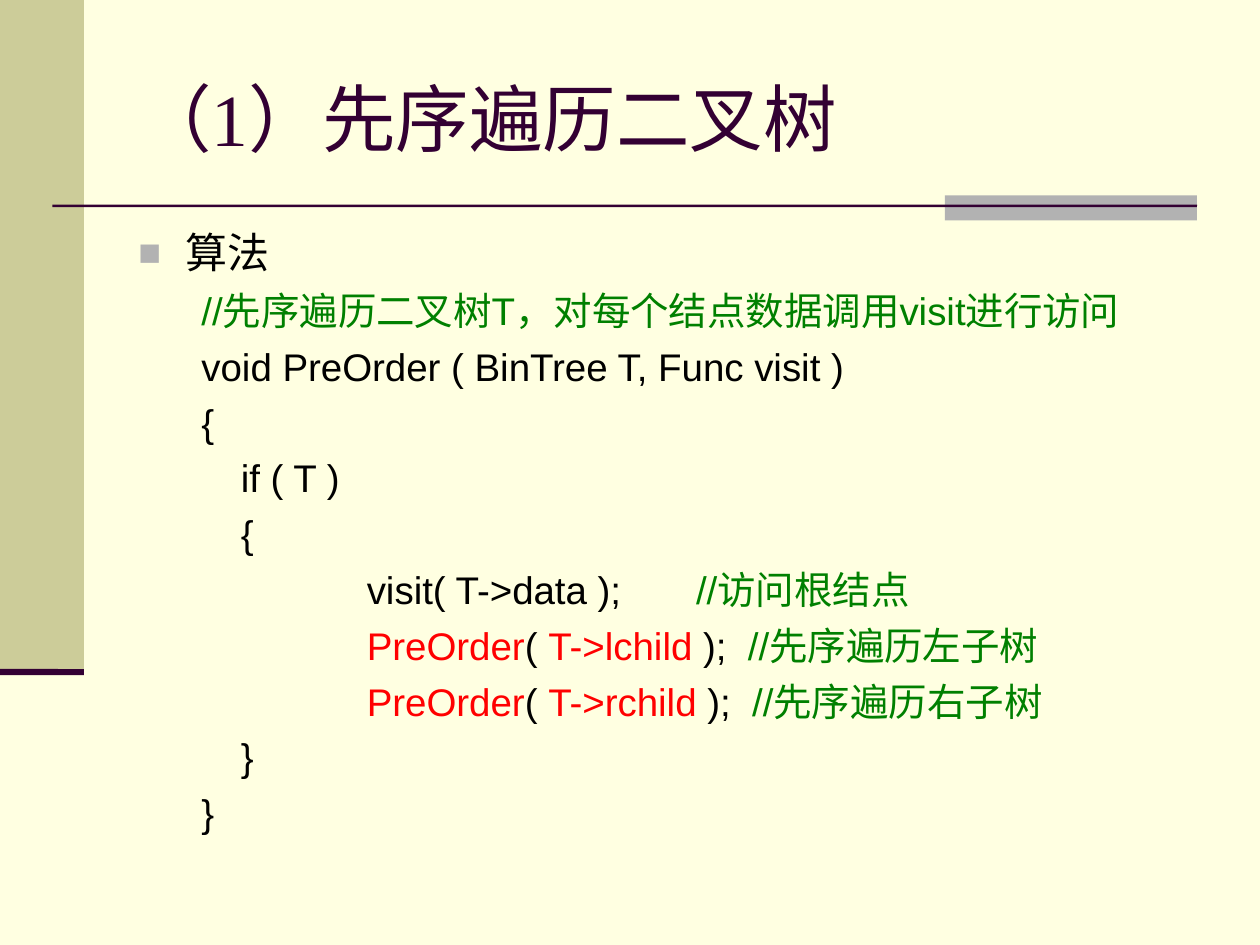
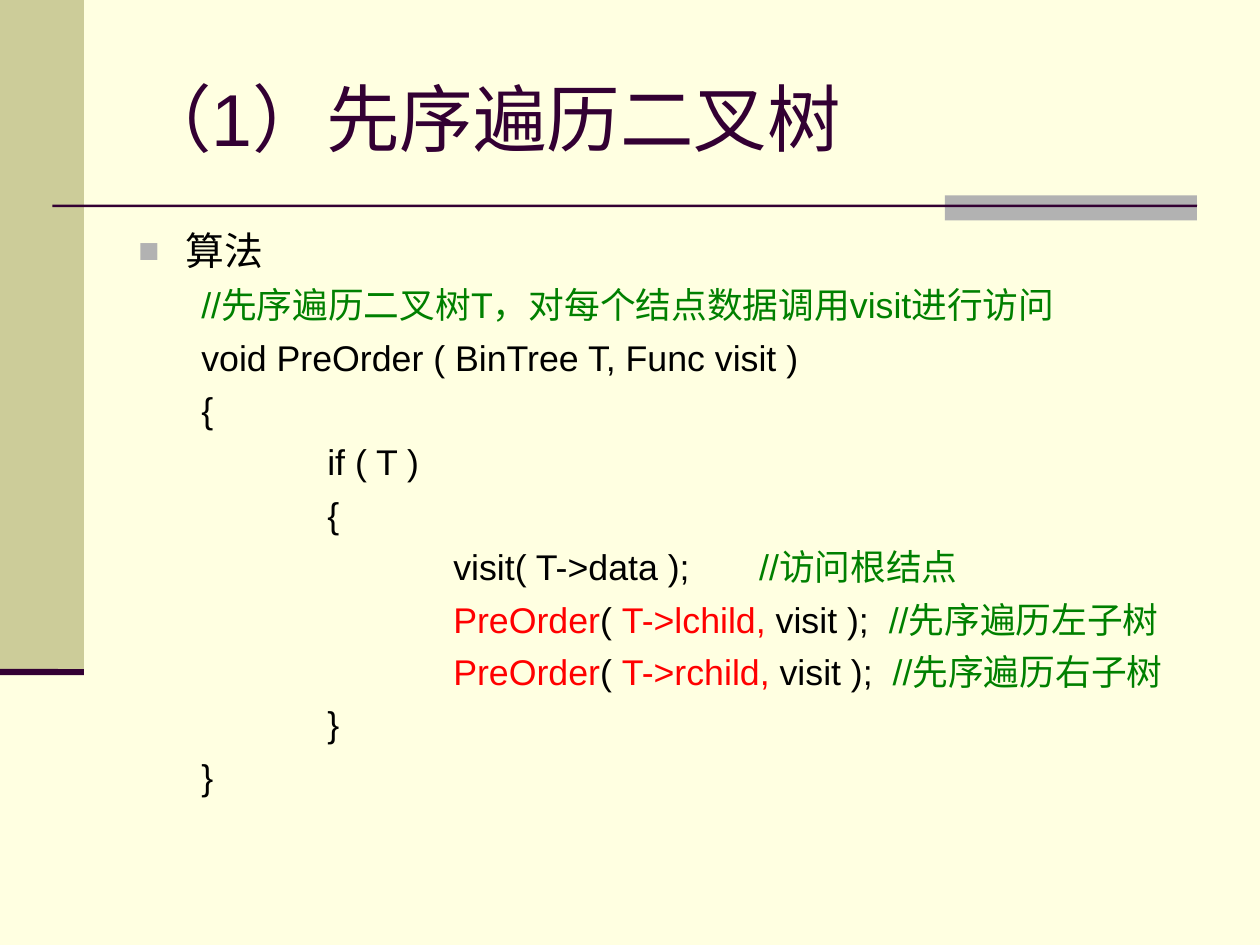
Before and after one commit to zhuangbo/ds-cpp, a slide deck: slide 6 of slides/PPT/ds6.3.ppt. Drawn at 1260x945 pixels with LibreOffice and Linux fonts; fonts in the diff are those of the drawing. Boxes give left, top, right and bottom in pixels: in the first picture for what was removed or moved away, otherwise in the second. Text is boxed around its words. In the diff, an @@ line names an element or a change of style, - is before the commit and + after.

Commit message:
Update slides 6.3

```diff
--- a/slides/PPT/ds6.3.ppt
+++ b/slides/PPT/ds6.3.ppt
@@ title "（1）先序遍历二叉树" at [138, 83, 841, 153]: font Times New Roman to Arial @@
@@ text at [186, 232, 1054, 587]: size 24 to 22.2 pt in "算法"; size 22 to 20.4 pt in "//先序遍历二叉树T，对每个结点数据调用visit进行访问", "void PreOrder ( BinTree T, Func visit ...", "{", "if ( T )" and 4 more places; indent changed @@
@@ text at [453, 605, 1163, 692]: text changed; size 22 to 20.4 pt @@
-  PreOrder( T->lchild ); //先序遍历左子树
-  PreOrder( T->rchild ); //先序遍历右子树
+  PreOrder( T->lchild, visit ); //先序遍历左子树
+  PreOrder( T->rchild, visit ); //先序遍历右子树
```
Also in this commit, not shown: 35 other slides changed, 6 slides added.
